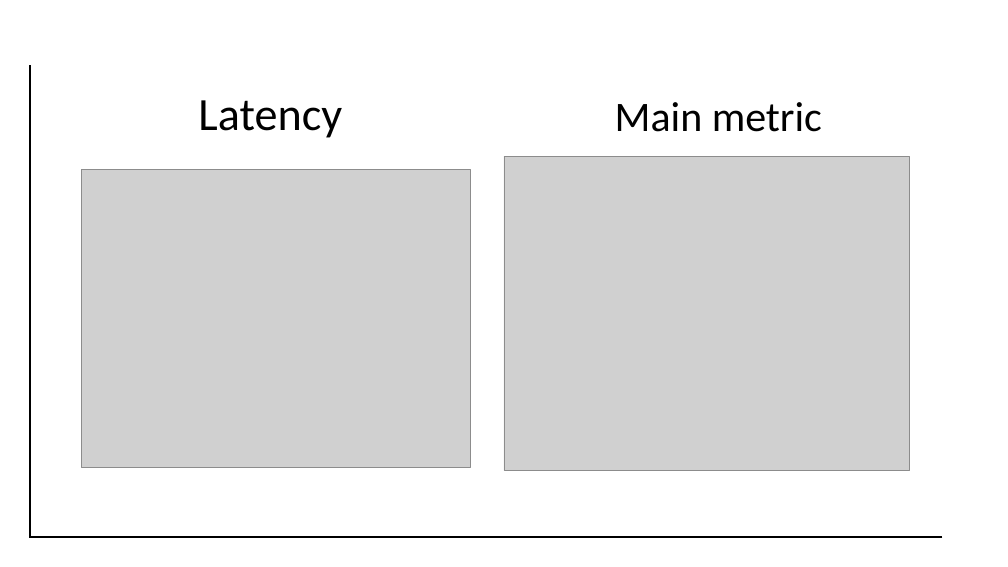
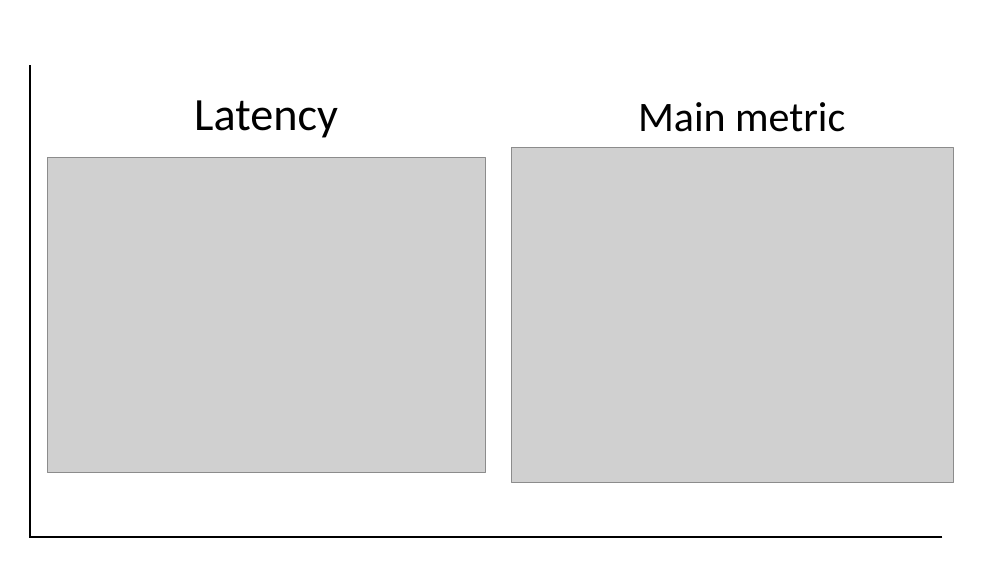
Before and after one commit to Tyumentseva/Unet-Inference-Acceleration-Project, a slide deck: slide 10 of unet_inference_240426.pptx. Drawn at 1008x567 pixels with LibreOffice and Linux fonts; fonts in the diff are those of the drawing; grey boxes stand for pictures; background and template pictures are left out. Boxes give left, top, right and bottom in pixels: in the first picture for what was removed or moved away, otherwise in the second. Text is boxed around its words. In the diff, an @@ line names an element or a change of style, - is before the commit and + after.

```diff
--- a/unet_inference_240426.pptx
+++ b/unet_inference_240426.pptx
@@ text "Main metric": place and size @@
-text "Main metric" at bbox=[615, 102, 822, 132]
+text "Main metric" at bbox=[638, 102, 845, 132]
@@ title "Latency": place and size @@
-title "Latency" at bbox=[198, 100, 342, 138]
+title "Latency" at bbox=[194, 100, 338, 138]
@@ picture: place and size @@
-picture at bbox=[504, 157, 910, 471]
+picture at bbox=[512, 147, 954, 483]
@@ picture: place and size @@
-picture at bbox=[82, 169, 470, 467]
+picture at bbox=[47, 157, 485, 473]
```
Also in this commit, not shown: 11 other slides changed, 6 other files.
